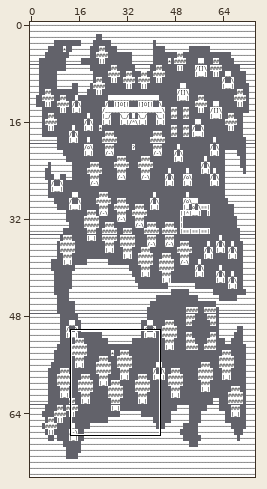
A Tiled map gets an edit: tiled_map/alfheim.tmx. The picture above shows the old version from afar; the outline marks the close-up.
Close-up. Old version:
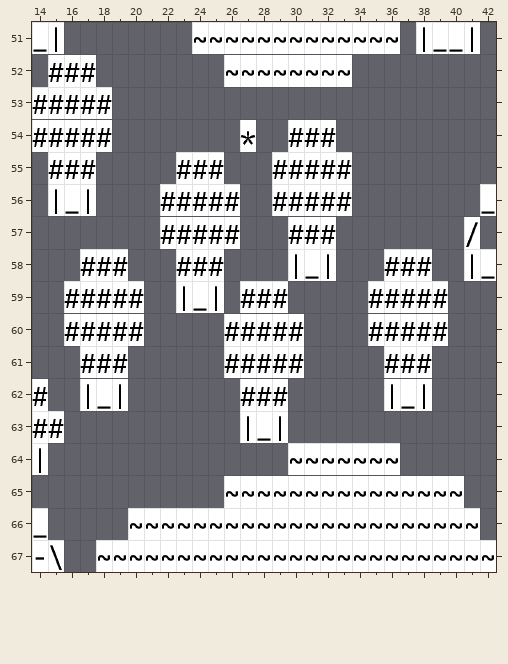
Cells are 42x85 px. Shown: x 14..42, y 51..67. The commit also changed other parts of the map, which this record leaves out.
After the commit:
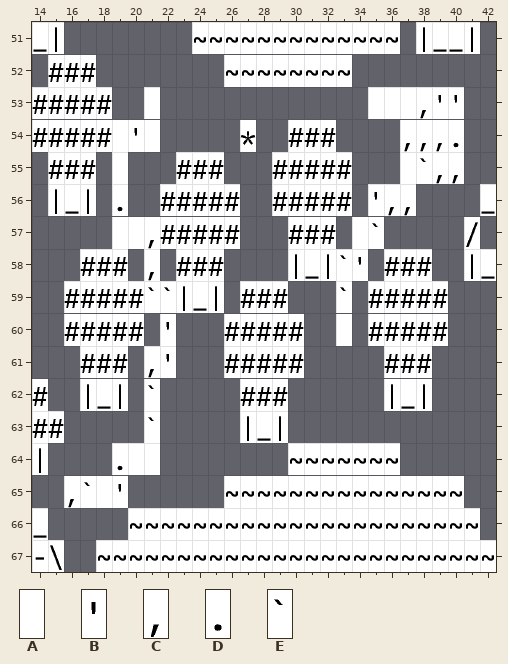
Key: from "Asci_tileset": A 0, B 7, C 12, D 14, E 64.
_ is an empty cell.
From old to new:
Layer "Calque de Tuiles 1":
The edit adds tile A in row 53 at x 21 and 35 to 37; in row 54 at x 19 and 21; in row 55 at x 19 and 37; in row 57 at x 19 to 20 and 34; in row 60 at x 33; in row 64 at x 20 to 21.
The edit adds tile A in row 65 at x 18.
The edit adds tile B in row 53 at x 39 to 40; in row 54 at x 20; in row 56 at x 35; in row 58 at x 34; in rows 60 to 61 at x 22; in row 65 at x 19.
The edit adds tile C in row 53 at x 38; in row 54 at x 37 to 39; in row 55 at x 39 to 40; in row 56 at x 36 to 37; in rows 57 to 58 at x 21; in row 61 at x 21.
The edit adds tile C in row 65 at x 16.
The edit adds tile D in row 54 at x 40; in row 56 at x 19; in row 64 at x 19.
The edit adds tile E in row 55 at x 38; in row 57 at x 35; in row 58 at x 33; in row 59 at x 21 to 22 and 33; in rows 62 to 63 at x 21; in row 65 at x 17.
Pixel boxes of the changes (left, top, right, bottom) in both close-ups:
added: (64, 87, 176, 508)
added: (336, 87, 464, 346)
